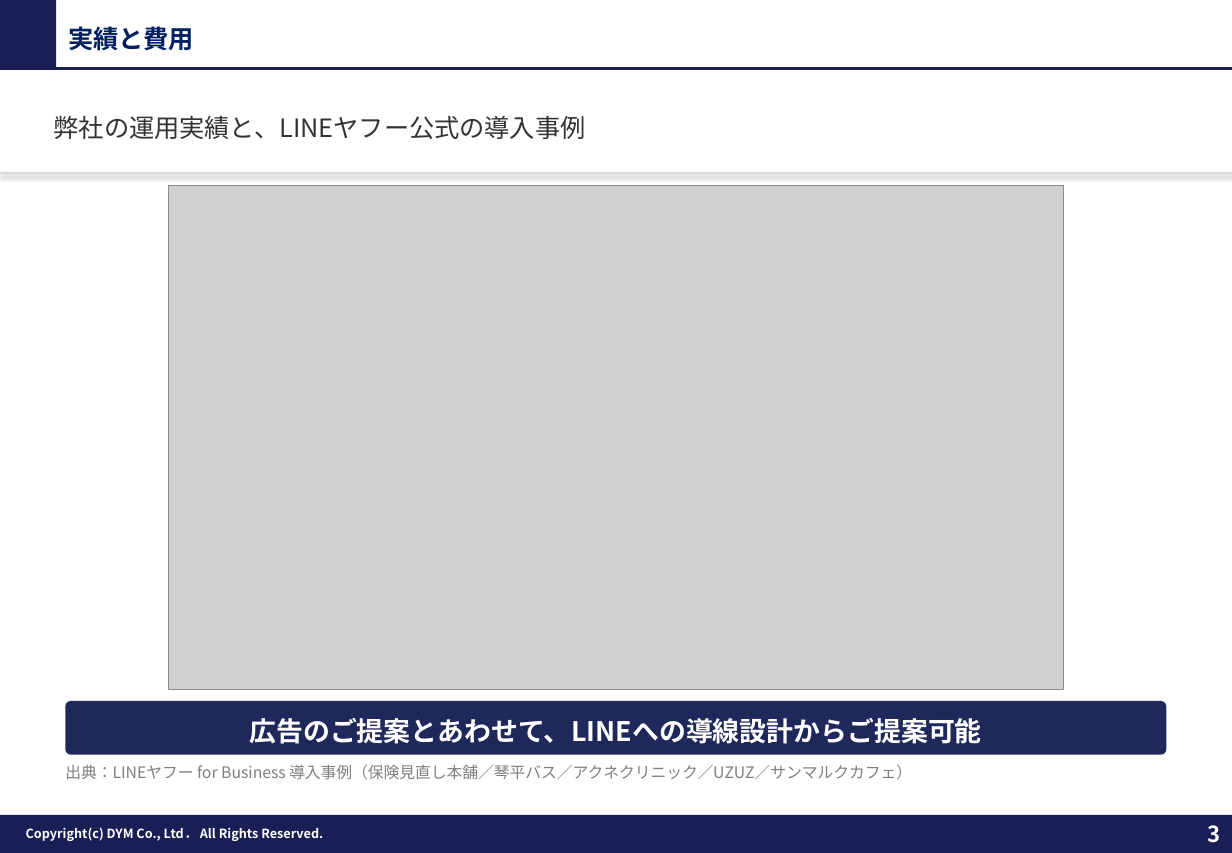
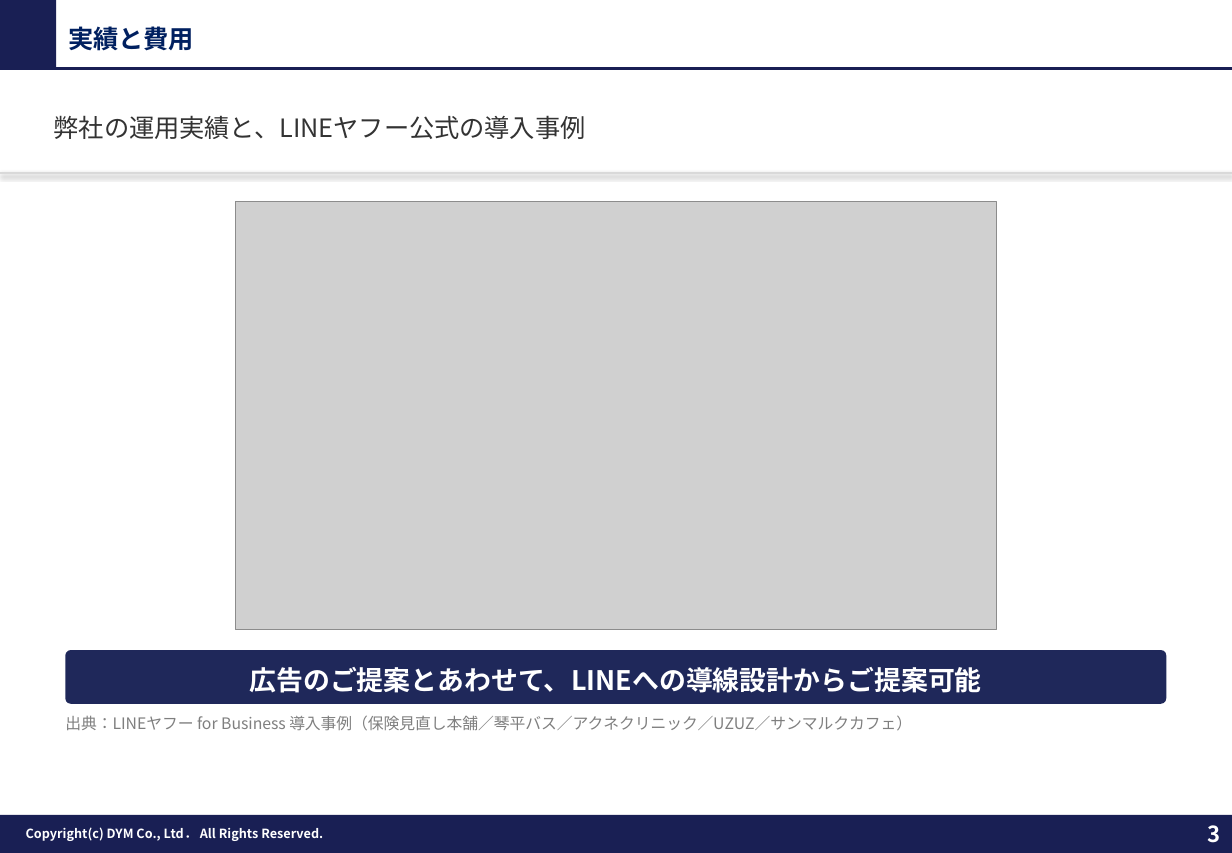
Before and after one commit to tonomura-r-dev/folder, a slide deck: slide 3 of 20261001_サンクスLINEのご提案.pptx. Drawn at 1232x853 pixels with LibreOffice and Linux fonts; fonts in the diff are those of the drawing; grey boxes stand for pictures; background and template pictures are left out. Boxes give left, top, right and bottom in pixels: in the first picture for what was removed or moved away, otherwise in the second. Text is boxed around its words. In the diff, an @@ line names an element or a change of style, - is before the commit and + after.

```diff
--- a/20261001_サンクスLINEのご提案.pptx
+++ b/20261001_サンクスLINEのご提案.pptx
@@ picture: place and size @@
-picture at [168, 185, 1064, 689]
+picture at [235, 201, 997, 630]
@@ rounded rectangle "広告のご提案とあわせて、LINEへの導線設計からご提案可能": place and size @@
-rounded rectangle "広告のご提案とあわせて、LINEへの導線設計からご提案可能" at [65, 701, 1166, 754]
+rounded rectangle "広告のご提案とあわせて、LINEへの導線設計からご提案可能" at [65, 651, 1166, 704]
@@ text "出典：LINEヤフー for Business 導入事例（保険見直し本舗／琴平バス／アクネクリニック／UZUZ／サンマル ...": place and size @@
-text "出典：LINEヤフー for Business 導入事例（保険見直し本舗／琴平バス／アクネクリニック／UZUZ／サンマル ..." at [65, 764, 912, 780]
+text "出典：LINEヤフー for Business 導入事例（保険見直し本舗／琴平バス／アクネクリニック／UZUZ／サンマル ..." at [65, 715, 912, 731]
```
Also in this commit, not shown: 5 other files.
